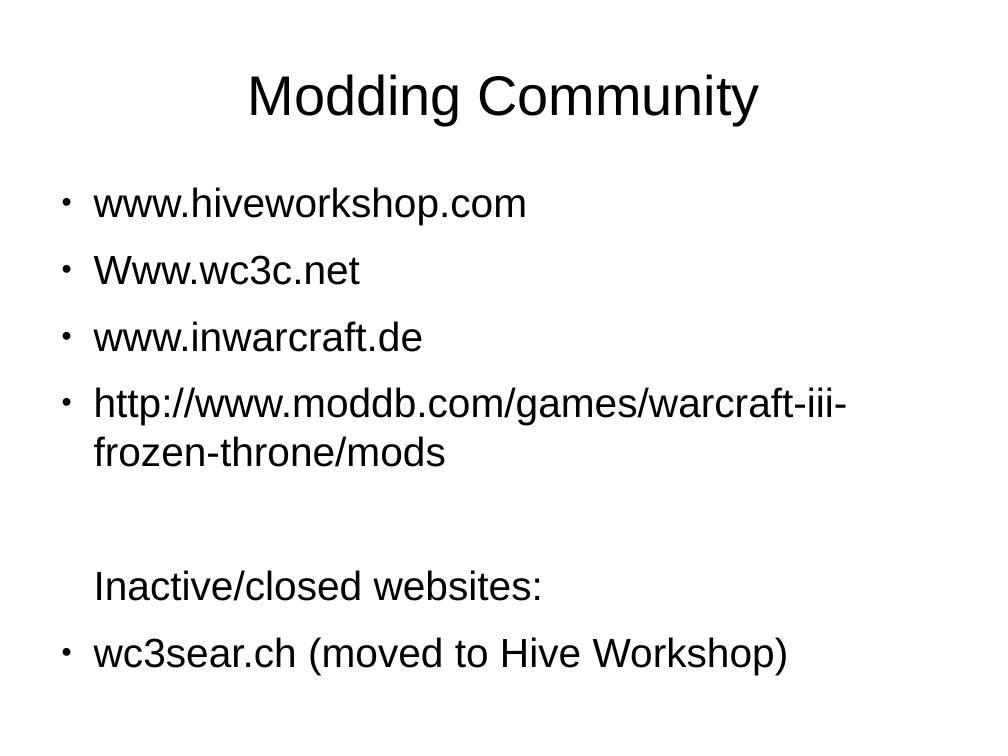
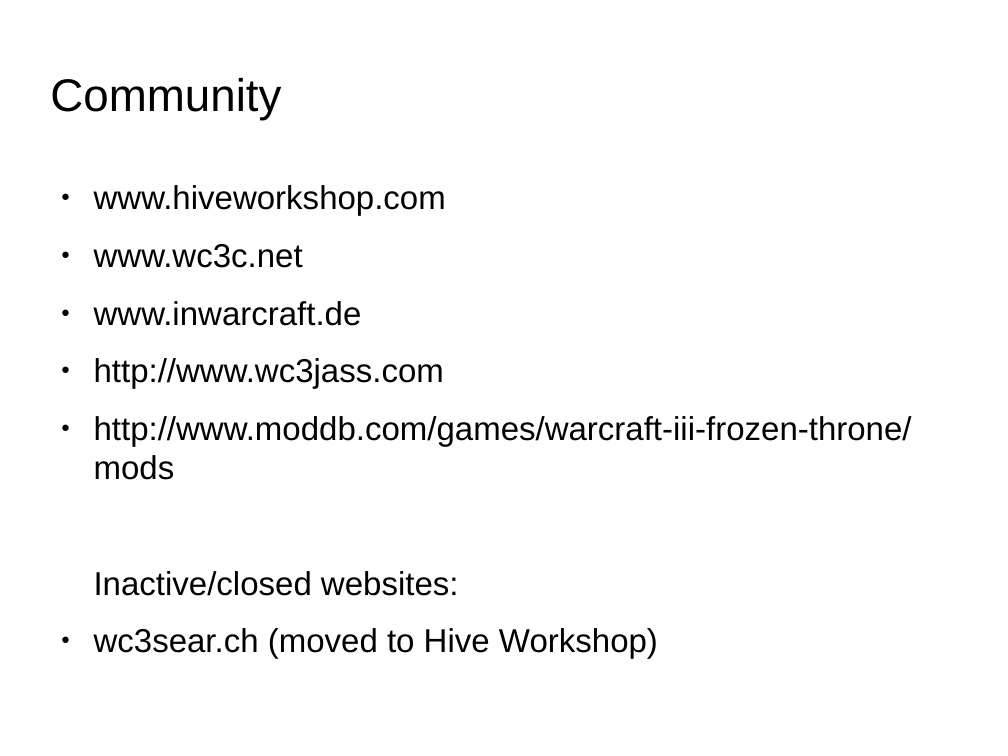
Before and after one commit to tdauth/dmdf, a slide deck: slide 5 of doc/presentation.odp (slide 4 before the commit). Drawn at 1008x756 pixels with LibreOffice and Linux fonts; fonts in the diff are those of the drawing; background and template pictures are left out. Boxes give left, top, right and bottom in pixels: in the first picture for what was removed or moved away, otherwise in the second. Text is boxed around its words. In the diff, an @@ line names an element or a change of style, - is before the commit and + after.

```diff
--- a/doc/presentation.odp
+++ b/doc/presentation.odp
@@ title at [50,78,281,121]: text changed; size 44 to 36 pt @@
-Modding Community
+Community
@@ text at [94,185,912,659]: size 32 to 26 pt in "www.hiveworkshop.com", "www.inwarcraft.de", "http://www.moddb.com/games/warcraft-iii-frozen-throne/mods", "Inactive/closed websites:" and 1 more places @@
@@ text at [94,244,303,268]: text changed; size 32 to 26 pt @@
-● Www.wc3c.net
+● www.wc3c.net
@@ text at [94,358,444,389]: paragraph added @@
+● http://www.wc3jass.com
```
Also in this commit, not shown: 9 other slides changed, 5 slides added, 7 other files.
